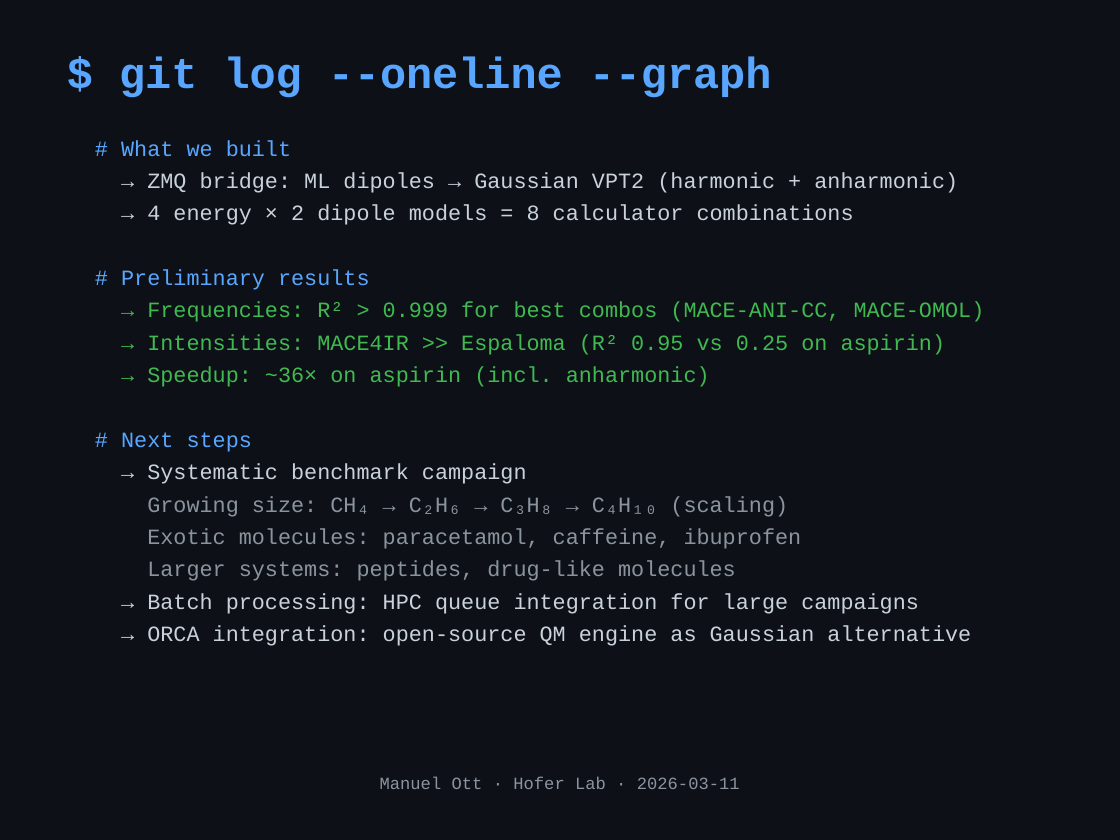
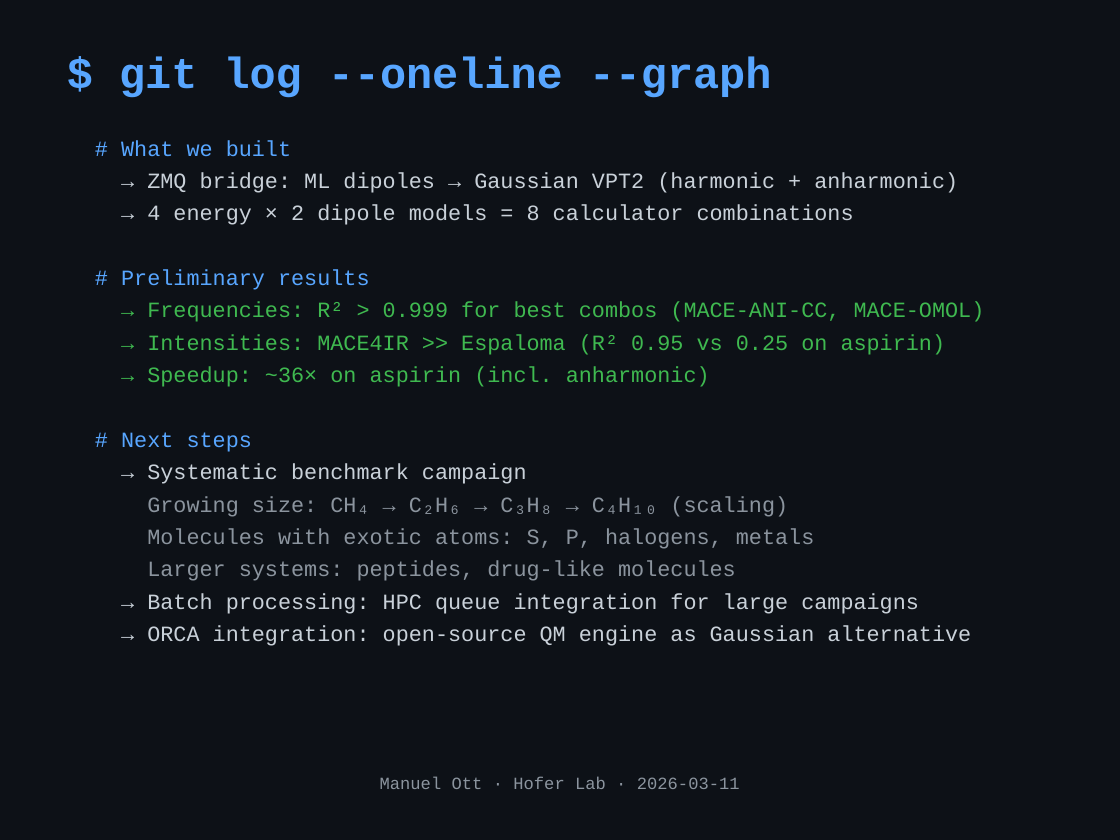
Before and after one commit to mott91/mace_gaussian_interface, a slide deck: slide 12 of presentation/presentation_v2.pptx. Drawn at 1120x840 pixels with LibreOffice and Linux fonts; fonts in the diff are those of the drawing. Boxes give left, top, right and bottom in pixels: in the first picture for what was removed or moved away, otherwise in the second. Text is boxed around its words. In the diff, an @@ line names an element or a change of style, - is before the commit and + after.

```diff
--- a/presentation/presentation_v2.pptx
+++ b/presentation/presentation_v2.pptx
@@ text at (147, 528, 814, 549): text changed @@
-Exotic molecules: paracetamol, caffeine, ibuprofen
+Molecules with exotic atoms: S, P, halogens, metals
```
Also in this commit, not shown: 1 other file.
